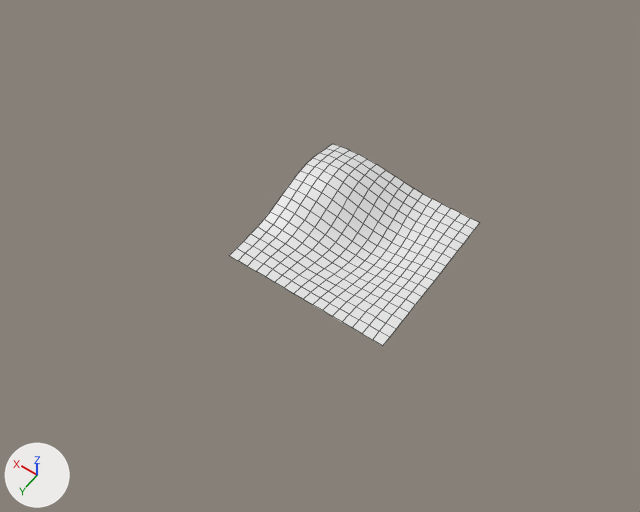
The Blender file src/obj/landscape.blend: old version first, new version second.
Rendered twice from a 50 mm lens placed at (-24.3, 39.1, 56.5), pointed at (1.3, 3.3, 0.1). Lighting does not change. The marker at lower left points along +X, +Y and +Z. Mesh edges are drawn as thin lines.
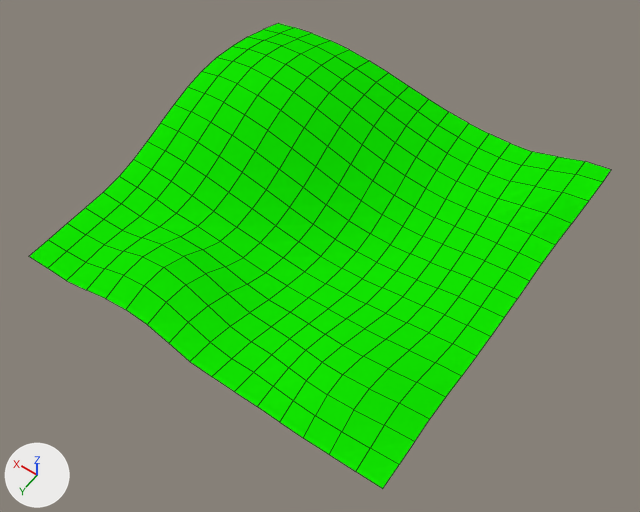
Pixel boxes [x1, y1, x2, y2] of what changed, in the pictures (640 x 512 px):
'Plane', recoloured, moved, rescaled (white to green, 132% wider, 130% taller)
    before: [229, 144, 479, 346]
    after: [29, 23, 611, 489]

Diff of the bpy script that builds the scene:
```diff
--- a/src/obj/landscape.blend.py
+++ b/src/obj/landscape.blend.py
@@ mat_material @@
+mat_material = diffuse_material('Material')
+mat_material.base_color = (0.00668, 0.8, 0.000702)  # green #13e702
@@ me_plane @@
 me_plane.from_pydata(...)  # 289 vertices, 256 faces; spans x -1.0..1.0, y -1.0..1.0, z -0.37..0.1
+me_plane.materials.append(mat_material)  # green #13e702
@@ ob_plane @@
 ob_plane = bpy.data.objects.new('Plane', me_plane)
-ob_plane.location = (0.0, 0.0, 0.0)
-ob_plane.scale = (-7.39, -7.39, -7.39)
+ob_plane.location = (3.26, 0.16, 0.46)
+ob_plane.scale = (-16.9, -16.9, -16.9)
```
